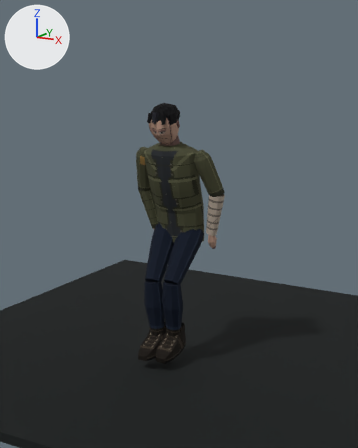
The Blender file ArtSource/PlayerV2/Blender/PlayerCharacter3DV2.blend: old version first, new version second.
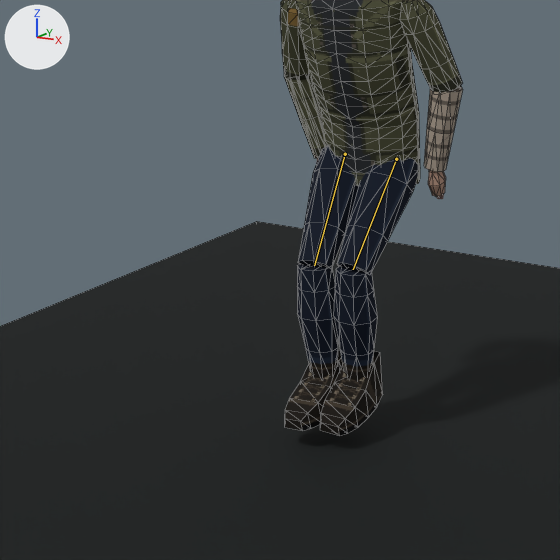
There are two pictures of each version: one from the file's camera 'CAM_PlayerPreview', one close up on the part from 0% to 76% of the width and 34% to 95% of the height. The axes (+X, +Y, +Z) are drawn at upper left. The lights are the same throughout. The first two pictures are the older version. Both versions are drawn at frame 122 of the action 'BedExit'; the numbers are the values there. The bones that change are drawn over the model as lines in the close-ups. The close-ups show mesh edges as thin lines.

The first close-up shows 'CLO_Bandage.L', 'CLO_JacketBody', 'CLO_JacketForearm.R', 'CLO_JacketSleeve.L', 'CLO_JacketSleeve.R', 'GEO_Foot.L', 'GEO_Foot.R', 'GEO_PreviewGround', 'GEO_Shin.L', 'GEO_Shin.R', 'GEO_Thigh.L', 'GEO_Thigh.R' and 1 more.
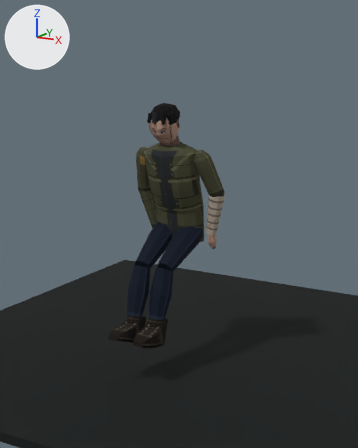
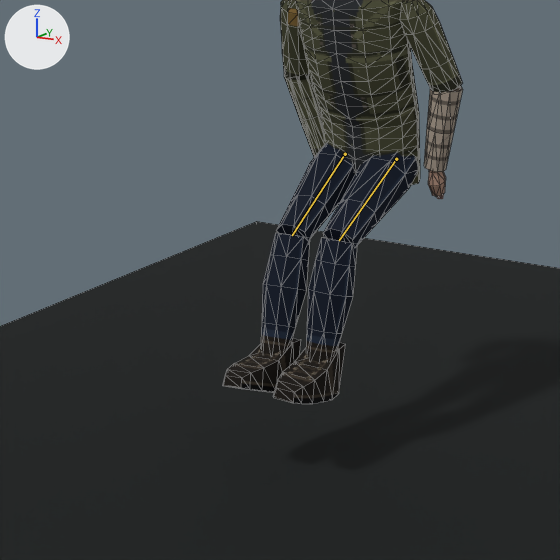
What differs and where, as boxes [x1, y1, x2, y2] in the close-ups (560 x 560 px):
'GEO_Shin.R', posed (19% wider)
    before: [297, 264, 338, 379]
    after: [261, 233, 310, 354]
'GEO_Shin.L', posed (18% wider, 8% taller)
    before: [334, 266, 377, 381]
    after: [306, 238, 357, 362]
'GEO_Thigh.L', posed (14% wider, 19% shorter)
    before: [337, 158, 420, 273]
    after: [323, 153, 418, 246]
'GEO_Thigh.R', posed
    before: [298, 145, 358, 267]
    after: [276, 143, 355, 239]
'GEO_Foot.L', posed (16% wider, 27% shorter)
    before: [320, 351, 383, 436]
    after: [273, 342, 346, 404]
'GEO_Foot.R', posed
    before: [285, 350, 343, 431]
    after: [223, 338, 301, 392]
bone 'thigh.L', root to tip
    before: (396, 159) to (353, 269)
    after: (396, 159) to (339, 240)
bone 'thigh.R', root to tip
    before: (345, 154) to (314, 265)
    after: (345, 154) to (292, 235)

Edits to the bpy script that builds the scene:
```text
Change bone_thigh_l:
    where bone_thigh_l = bpy.data.objects['RIG_Player'].pose.bones['thigh.L']  # child of 'pelvis'
    bone_thigh_l.rotation_quaternion: (0.948, -0.317, -0.011, 0.033) -> (0.862, -0.505, -0.018, 0.03)  # degrees (-37, 0, 4) -> degrees (-61, 0, 4)
Change bone_thigh_r:
    where bone_thigh_r = bpy.data.objects['RIG_Player'].pose.bones['thigh.R']  # child of 'pelvis'
    bone_thigh_r.rotation_quaternion: (0.936, -0.35, 0.012, -0.033) -> (0.84, -0.542, 0.019, -0.029)  # degrees (-41, 0, -4) -> degrees (-66, 0, -4)
```
